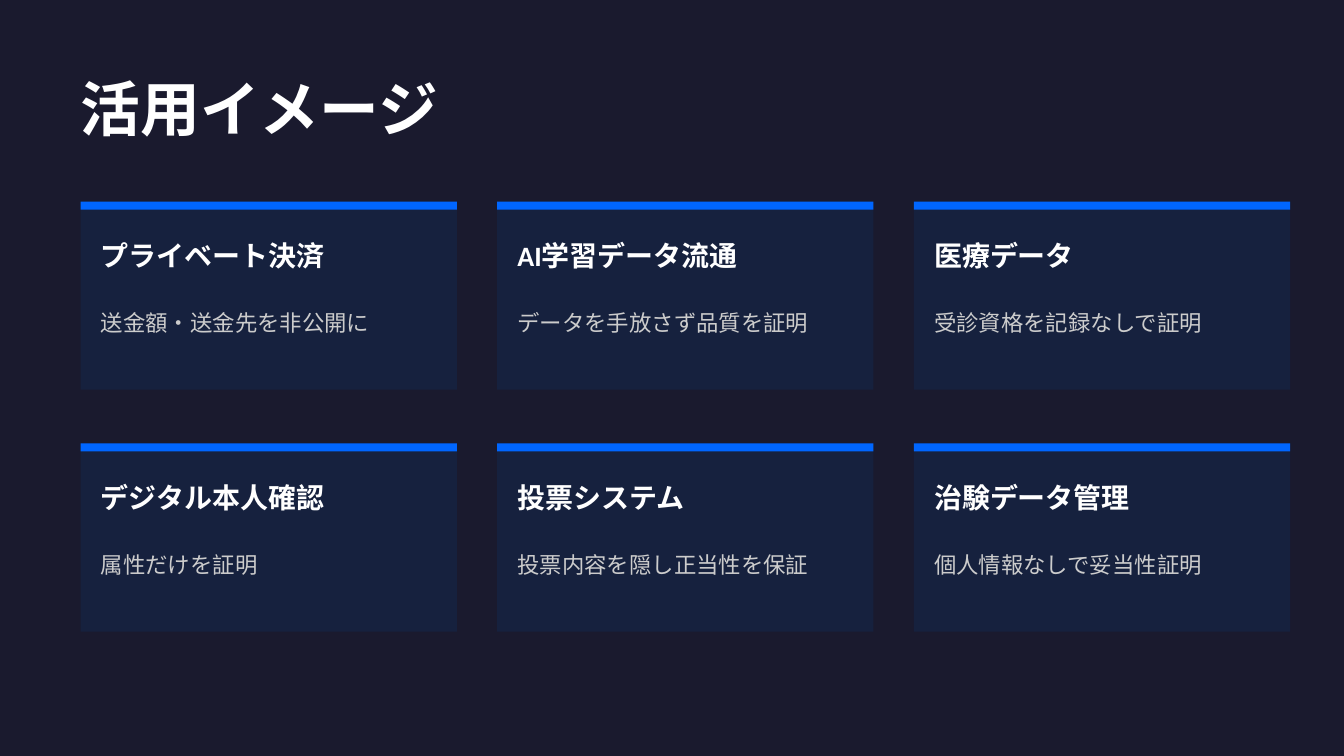
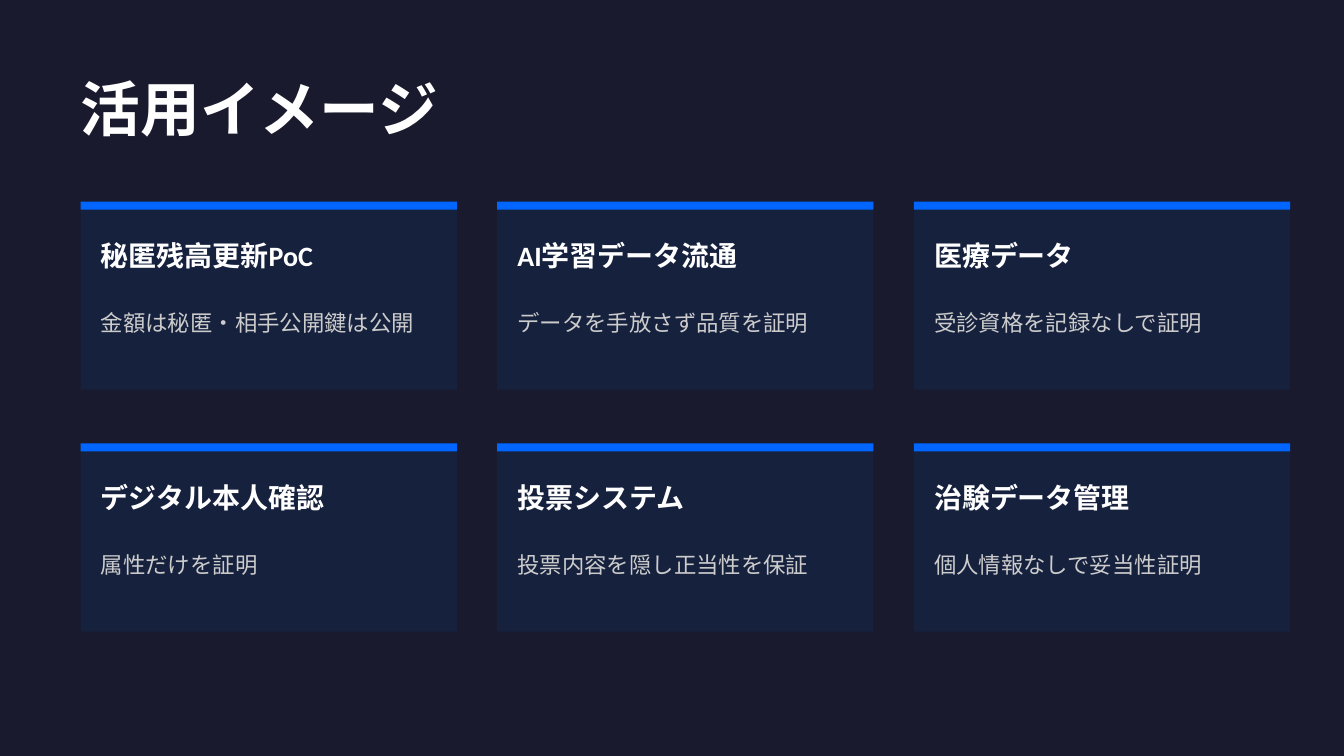
Before and after one commit to sition-jp/midnight-private-payment-demo, a slide deck: slide 13 of docs/midnight-mcp-demo.pptx. Drawn at 1344x756 pixels with LibreOffice and Linux fonts; fonts in the diff are those of the drawing. Boxes give left, top, right and bottom in pixels: in the first picture for what was removed or moved away, otherwise in the second. Text is boxed around its words. In the diff, an @@ line names an element or a change of style, - is before the commit and + after.

```diff
--- a/docs/midnight-mcp-demo.pptx
+++ b/docs/midnight-mcp-demo.pptx
@@ text at (x1=101, y1=242, x2=313, y2=269): text changed @@
-プライベート決済
+秘匿残高更新PoC
@@ text at (x1=101, y1=312, x2=414, y2=333): text changed @@
-送金額・送金先を非公開に
+金額は秘匿・相手公開鍵は公開
```
Also in this commit, not shown: 1 other slide changed, 21 other files.
